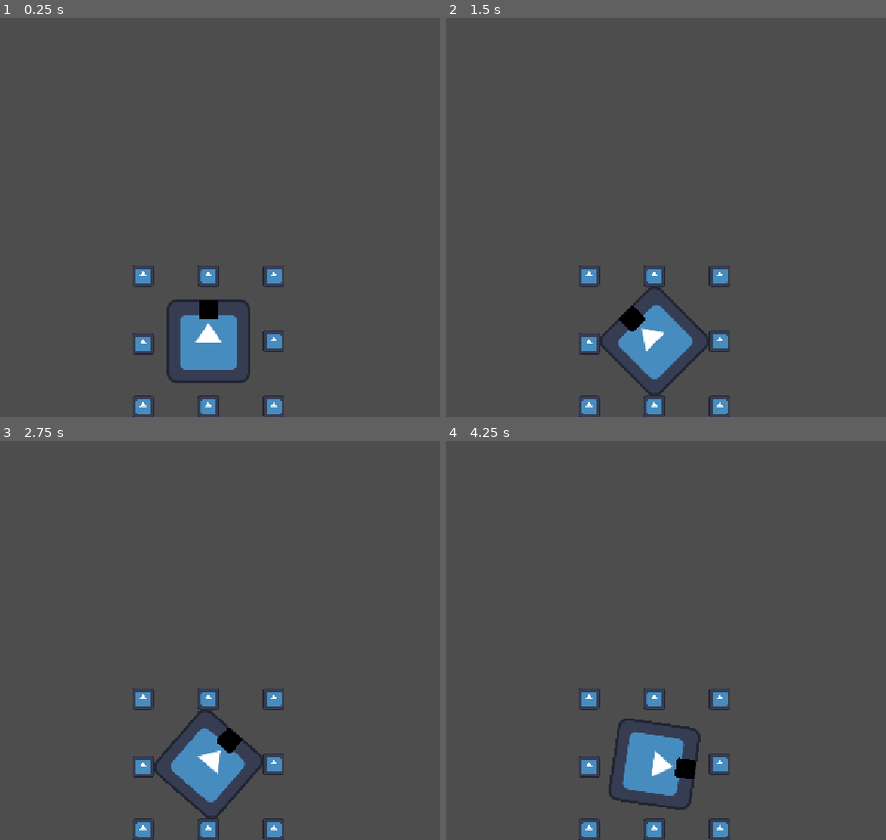
Above: before the commit, frames 1-4 (two rows, left to right).
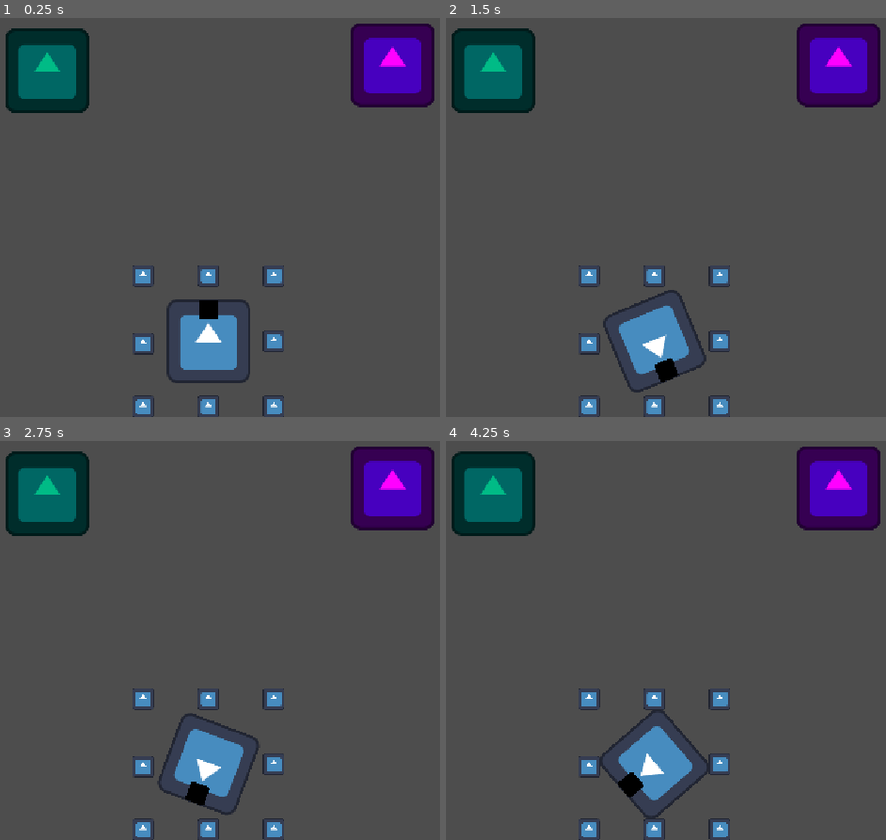
Above: after the commit, the same moments.

Repository: dephiloper/yeah-im-listening_ggj26
Game: Godot game, scene res://scenes/game.tscn
Same seed, same stepped clock (60 frames per second), same inputs: the game is played once before the commit and once after it. The engine's default icon, where the game draws it, is replaced by a stand-in: a white triangle on a blue panel in a dark square.
Inputs:
- Up to frame 1 (0.25 s): no input
- Up to frame 2 (1.5 s): tap Enter at 0.5 s; hold D (knob_01_right) 0.53-1.28 s; hold A (knob_01_left) from 1.28 s (still down)
- Up to frame 3 (2.75 s): release A (knob_01_left) at 2.03 s; hold D (knob_01_right) from 2.03 s (still down)
- Up to frame 4 (4.25 s): release D (knob_01_right) at 3.53 s; hold A (knob_01_left) from 3.53 s (still down)

The runs differ from the first frame. In frame 1, 7.9% of the frame differs, in the area x 1-99%, y 1-24%; in frame 2, 9.8%; in frame 3, 9.7%; in frame 4, 9.8%, in the area x 1-99%, y 1-95%.

Commit message:
first working version of distraction knobs

Diff:
--- a/scenes/game.tscn
+++ b/scenes/game.tscn
@@ -1,7 +1,9 @@
 [gd_scene format=3 uid="uid://bqvy62e2koycj"]
 
 [ext_resource type="Script" uid="uid://dkixvfx3bhdnu" path="res://src/game.gd" id="1_uwrxv"]
+[ext_resource type="Texture2D" uid="uid://oveupsvbkojy" path="res://assets/sprites/icon.svg" id="3_lbhrr"]
 [ext_resource type="PackedScene" uid="uid://cpdu6h6wg3ark" path="res://scenes/knob.tscn" id="3_lnu2h"]
+[ext_resource type="Script" uid="uid://dnmjy50tbkomp" path="res://src/visual_distraction.gd" id="4_iywne"]
 
 [node name="Game" type="Node2D" unique_id=543216258]
 script = ExtResource("1_uwrxv")
@@ -9,3 +11,20 @@
 [node name="Knob" parent="." unique_id=1175242466 instance=ExtResource("3_lnu2h")]
 unique_name_in_owner = true
 position = Vector2(580, 532)
+
+[node name="Distractions" type="Node" parent="." unique_id=1291611955]
+
+[node name="VisualDistraction" type="Sprite2D" parent="Distractions" unique_id=1940495503]
+modulate = Color(1, 0, 1, 1)
+position = Vector2(862, 109)
+texture = ExtResource("3_lbhrr")
+script = ExtResource("4_iywne")
+max_value = 120
+
+[node name="VisualDistraction2" type="Sprite2D" parent="Distractions" unique_id=44159637]
+modulate = Color(2.0214916e-06, 0.7337821, 0.52568334, 1)
+position = Vector2(333, 118)
+texture = ExtResource("3_lbhrr")
+script = ExtResource("4_iywne")
+min_value = 250
+max_value = 290
--- a/src/game.gd
+++ b/src/game.gd
@@ -1,12 +1,14 @@
-extends Node2D
+class_name Game extends Node2D
+
+signal knobs_ready
 
 @onready var _knob := %Knob
+
+var knobs = []
 
 
 # Called when the node enters the scene tree for the first time.
 func _ready() -> void:
-	_knob.value_changed.connect(_on_knob_value_changed)
+	knobs.append(_knob)
 
-
-func _on_knob_value_changed(id: int, value: int) -> void:
-	print("Knob %d value changed to: %d" % [id, value])
+	knobs_ready.emit()
--- a/src/knob.gd
+++ b/src/knob.gd
@@ -14,7 +14,7 @@
 # Called every frame. 'delta' is the elapsed time since the previous frame.
 func _process(delta: float) -> void:
 	var axis := Input.get_axis("knob_01_left", "knob_01_right")
-	_main.rotation += axis * delta * 10
+	_main.rotation += axis * delta * 5.0
 
 	var rotation_value: int = int(_main.rotation_degrees) % 360
 
--- /dev/null
+++ b/src/visual_distraction.gd
@@ -0,0 +1,27 @@
+class_name VisualDistraction extends Sprite2D
+
+@export var min_value: int = 90
+@export var max_value: int = 270
+
+var _game: Game
+@onready var center_value: float = (max_value + min_value) / 2.0
+
+
+func _ready() -> void:
+	_game = find_parent("Game")
+	_game.knobs_ready.connect(_on_knobs_ready)
+
+
+func _on_knobs_ready() -> void:
+	for knob: Knob in _game.knobs:
+		knob.value_changed.connect(_on_knob_value_changed)
+
+
+func _on_knob_value_changed(id: int, value: int) -> void:
+	if id == 0:
+		var value_range := max_value - min_value
+		var dist: float = abs(float(value - center_value))
+
+		var normalized_distance := dist / value_range
+
+		modulate.a = normalized_distance
Not shown, added: src/visual_distraction.gd.uid
